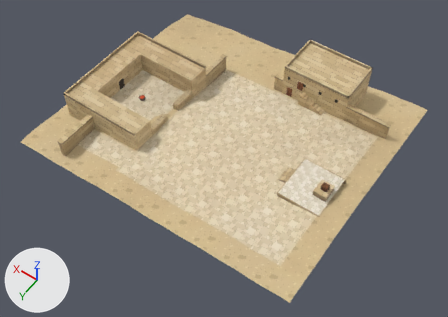
Renders of the glTF model assets-vila/fase-cidade/cidade_cenario.glb from each side of a commit.
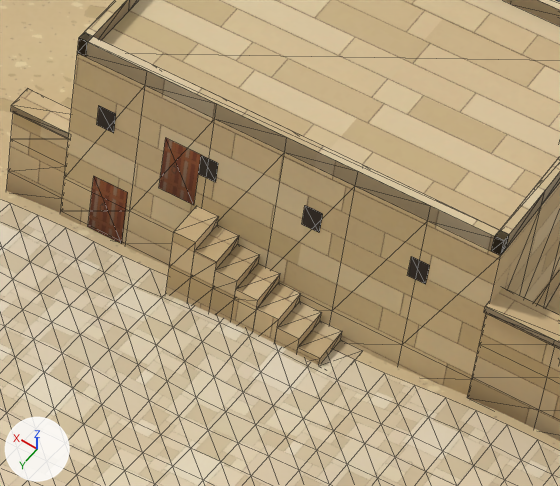
The first picture shows the older version from a 50 mm camera at (-51.6, 94.9, 93.4) aimed at (-8.9, 35.1, -0.6). The close-ups show the older and then the newer version on the part from 61% to 80% of the width and 19% to 42% of the height of that picture. Only the edits that show in the close-ups are written down. Arrows for +X, +Y and +Z are at lower left; the lights stay in place. The close-ups show mesh edges as thin lines. Vertices at exactly the same position are counted once.

The first close-up shows 'Casa_Cenaculo', 'Cidade_Chao_Fase', 'Cidade_Ruas', 'Muros_Praca'.
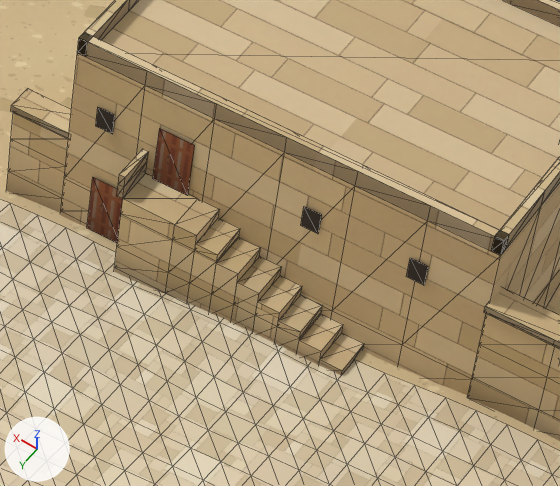
The change, as a diff of the scene's bpy script:
```diff
--- a/assets-vila/fase-cidade/cidade_cenario.glb.py
+++ b/assets-vila/fase-cidade/cidade_cenario.glb.py
@@ mat_cidade_muro_d @@
+mat_cidade_muro_d = bpy.data.materials.new('Cidade_muro_d')
+# uses the picture img_tex_muro
@@ mat_cidade_liso_d @@
+mat_cidade_liso_d = bpy.data.materials.new('Cidade_liso_d')
+mat_cidade_liso_d.use_nodes = True; mat_cidade_liso_d.node_tree.nodes.clear()
+_N = mat_cidade_liso_d.node_tree.nodes; _L = mat_cidade_liso_d.node_tree.links
+n0 = _N.new('ShaderNodeBsdfPrincipled'); n0.name = 'Principled BSDF'
+n0.inputs[2].default_value = 0.92  # 'Roughness'
+n1 = _N.new('ShaderNodeOutputMaterial'); n1.name = 'Material Output'
+n2 = _N.new('ShaderNodeVertexColor'); n2.name = 'Color Attribute'
+_L.new(n0.outputs[0], n1.inputs[0])  # 'BSDF' to 'Surface'
+_L.new(n2.outputs[0], n0.inputs[0])  # 'Color' to 'Base Color'
@@ me_casa_cenaculo @@
 # verts and faces of me_casa_cenaculo; kept vertices keep their numbers, new ones are numbered from 317
-me_casa_cenaculo.from_pydata(...)  # 317 vertices, 542 faces; spans x -24.0..-10.0, y 7.0..17.8, z 1.18..9.78
-me_casa_cenaculo.materials.append(mat_cidade_liso)
+me_casa_cenaculo.from_pydata(...)  # 188 vertices, 276 faces; spans x -24.0..-10.0, y 7.0..16.58, z 1.18..9.78
+# me_casa_cenaculo part 1: the loose piece of 4 vertices spanning x -22.0..-21.41, y 16.52, z 6.78..7.58 is moved by (0.0, 0.06, 0.0), in mat_cidade_liso_d
+# me_casa_cenaculo part 2: the loose piece of 4 vertices spanning x -18.5..-17.91, y 16.52, z 6.78..7.58 is moved by (0.0, 0.06, 0.0), in mat_cidade_liso_d
+# me_casa_cenaculo part 3: the loose piece of 4 vertices spanning x -11.5..-10.91, y 16.52, z 6.78..7.58 is moved by (0.0, 0.06, 0.0), in mat_cidade_liso_d
+# me_casa_cenaculo part 4: the loose piece of 4 vertices spanning x -12.2..-11.0, y 16.52, z 2.5..4.7 is moved by (0.0, 0.06, 0.0)
+# me_casa_cenaculo part 5: the loose piece of 126 vertices spanning x -23.5..-14.5, y 16.5..17.8, z 1.19..5.5 is deleted
+# me_casa_cenaculo part 6: the loose piece of 7 vertices spanning x -15.0..-13.2, y 16.52, z 5.48..7.58 is deleted
+# me_casa_cenaculo part 7
+verts[317] = (-14.2, 16.58, 5.8)  # pixel (187, 195)
+verts[318] = (-13.0, 16.58, 5.8)  # pixel (152, 178)
+verts[319] = (-13.0, 16.58, 7.91)  # pixel (159, 128)
+verts[320] = (-14.2, 16.58, 7.91)  # pixel (194, 145)
+faces += [(317, 318, 319), (317, 319, 320)]  # mat_cidade_porta
+# me_casa_cenaculo part 8: 245 kept faces spanning x -24.0..-10.0, y 7.0..16.5, z 1.18..9.78 get new vertex colours
+# me_casa_cenaculo part 9: 266 faces spanning x -24.0..-10.0, y 7.0..16.5, z 1.18..9.78 switch from mat_cidade_muro to mat_cidade_muro_d
 me_casa_cenaculo.materials.append(mat_cidade_porta)
+me_casa_cenaculo.materials.append(mat_cidade_liso_d)
@@ ob_escada_cenaculo @@
+ob_escada_cenaculo = bpy.data.objects.new('Escada_Cenaculo', me_escada_cenaculo)  # 132 vertices, 266 faces; spans x -23.5..-12.5, y 16.5..17.8, z 1.84..6.7
+ob_escada_cenaculo.location = (0.0, 0.0, 0.0)
```

Where the change shows, as pixel boxes [x1, y1, x2, y2] in the close-ups (560 x 486 px; the box of a moved part takes in the faces that stretch with it):
'Escada_Cenaculo', added (brown)
    after: [114, 149, 364, 375]
part 1 of me_casa_cenaculo, moved or reshaped
    before: [407, 256, 429, 284]
    after: [406, 258, 428, 285]
part 2 of me_casa_cenaculo, moved or reshaped
    before: [302, 205, 323, 232]
    after: [301, 207, 322, 234]
part 3 of me_casa_cenaculo, moved or reshaped
    before: [97, 106, 116, 133]
    after: [96, 107, 115, 134]
part 4 of me_casa_cenaculo, moved or reshaped
    before: [88, 176, 128, 243]
    after: [87, 177, 123, 243]
part 5 of me_casa_cenaculo, deleted (brown)
    before: [165, 206, 363, 365]
part 6 of me_casa_cenaculo, deleted (brown)
    before: [159, 138, 218, 205]
part 7 of me_casa_cenaculo, added (brown)
    after: [153, 128, 195, 196]
part 8 of me_casa_cenaculo, edited (looks the same)
    both: [60, 0, 560, 396]
part 9 of me_casa_cenaculo, edited (looks the same)
    both: [60, 0, 560, 396]
